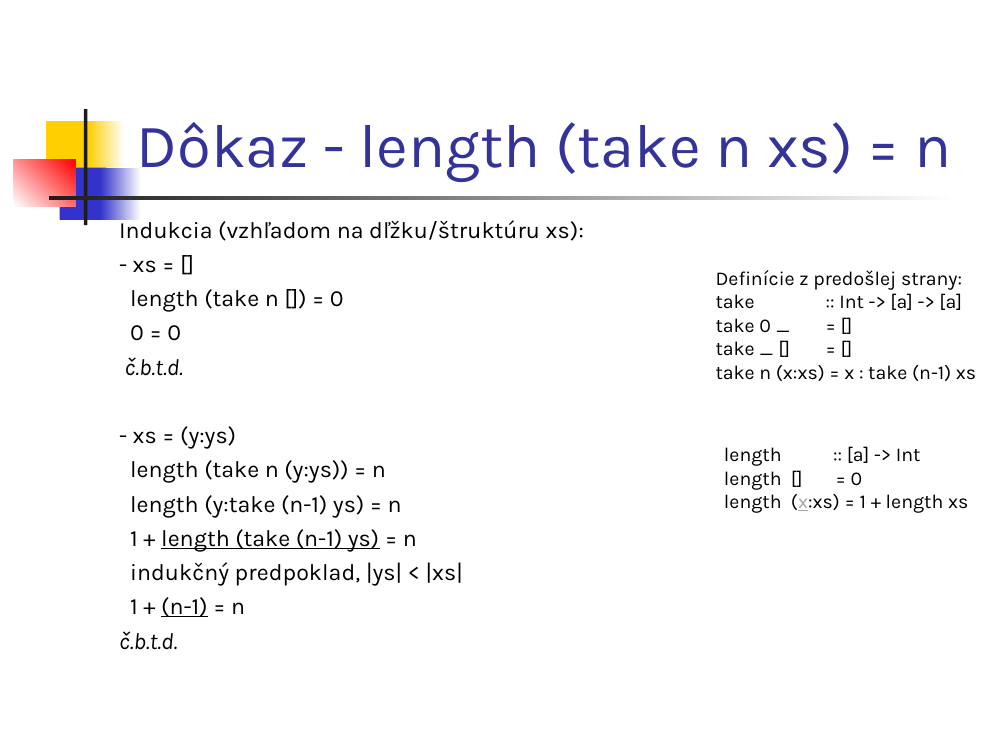
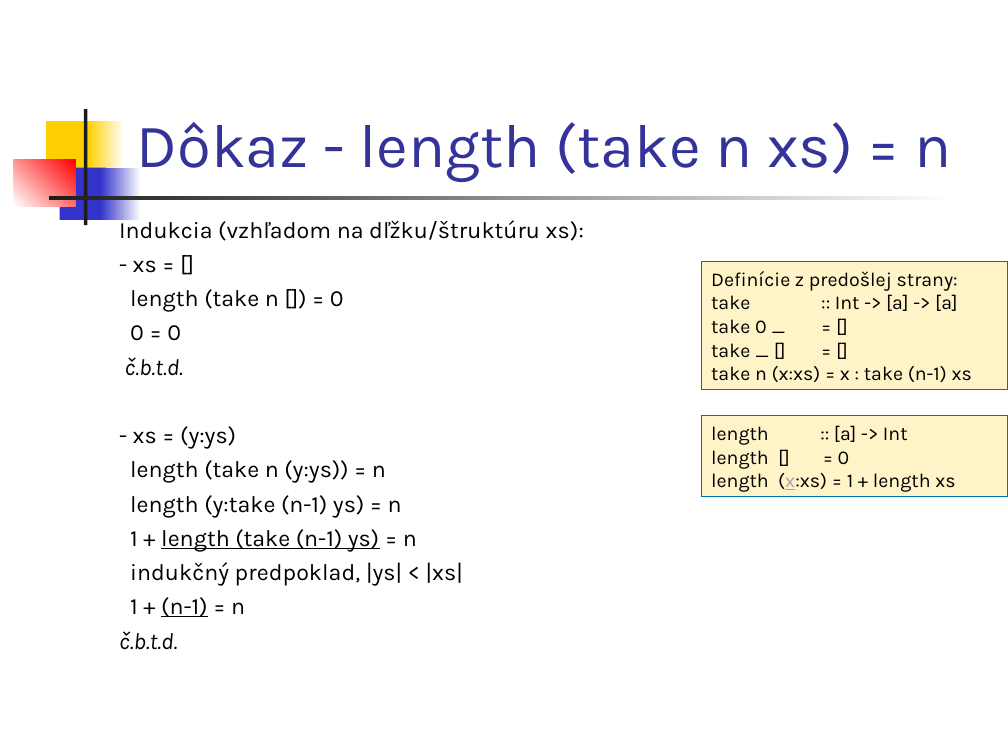
Before and after one commit to Funkcionalne/Prednasky, a slide deck: slide 3 of 02/02_fpro.ppt. Drawn at 1008x756 pixels with LibreOffice and Linux fonts; fonts in the diff are those of the drawing. Boxes give left, top, right and bottom in pixels: in the first picture for what was removed or moved away, otherwise in the second. Text is boxed around its words. In the diff, an @@ line names an element or a change of style, - is before the commit and + after.

```diff
--- a/02/02_fpro.ppt
+++ b/02/02_fpro.ppt
@@ rectangle "Definície z predošlej strany:": place and size @@
-rectangle "Definície z predošlej strany:" at bbox=[716, 270, 976, 381]
+rectangle "Definície z predošlej strany:" at bbox=[702, 262, 1008, 390]
@@ rectangle "Definície z predošlej strany:" at bbox=[702, 262, 1008, 390]: fill none to #FFF4C8; outline none to #0070C0 0.74 pt @@
@@ rectangle "length :: [a] -> Int" at bbox=[702, 416, 1008, 497]: fill none to #FFF4C8; outline none to #0070C0 0.74 pt @@
@@ rectangle "length :: [a] -> Int": place and size @@
-rectangle "length :: [a] -> Int" at bbox=[724, 446, 968, 513]
+rectangle "length :: [a] -> Int" at bbox=[702, 416, 1008, 497]
```
Also in this commit, not shown: 5 other slides changed, 3 slides added, 9 other files.
